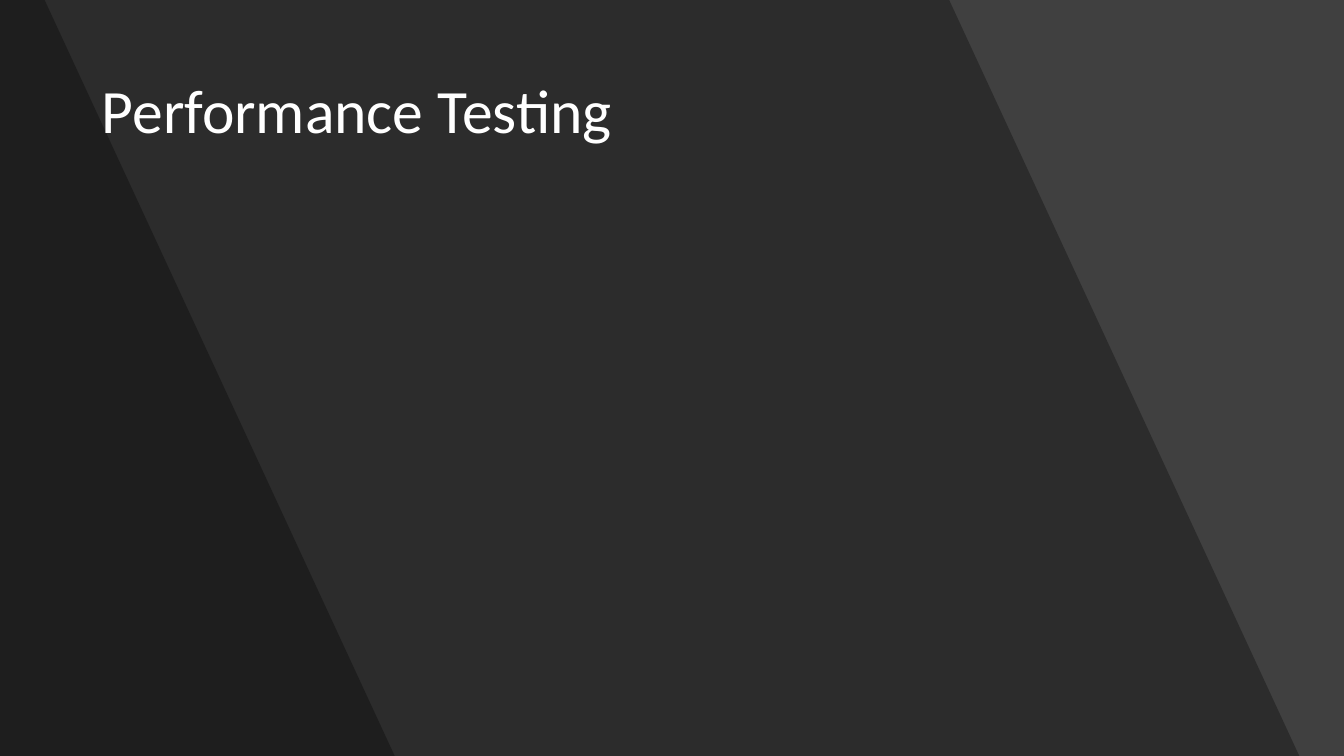
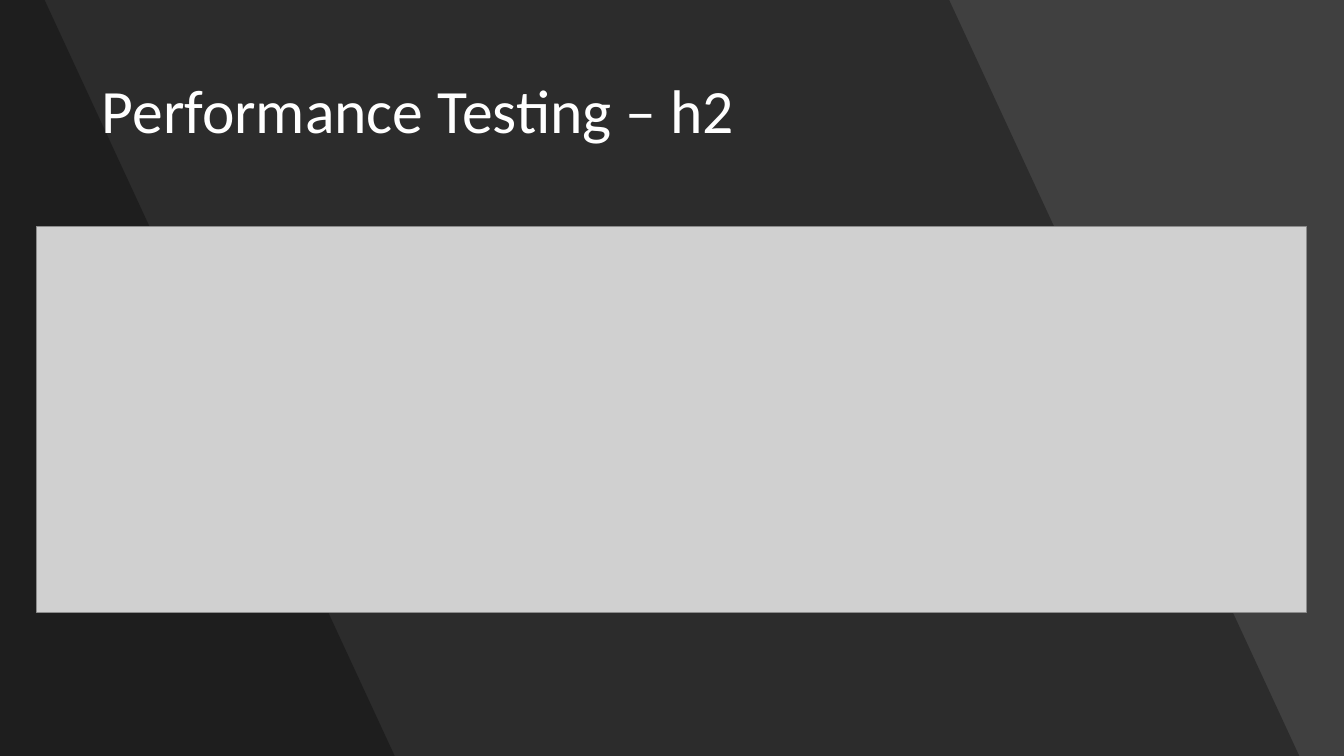
Before and after one commit to webbureaucrat/learn-duel, a slide deck: slide 17 of swar_learn_duel.pptx (slide 11 before the commit). Drawn at 1344x756 pixels with LibreOffice and Linux fonts; fonts in the diff are those of the drawing; grey boxes stand for pictures. Boxes give left, top, right and bottom in pixels: in the first picture for what was removed or moved away, otherwise in the second. Text is boxed around its words. In the diff, an @@ line names an element or a change of style, - is before the commit and + after.

```diff
--- a/swar_learn_duel.pptx
+++ b/swar_learn_duel.pptx
@@ title at <box>102,90,734,144</box>: text changed @@
-Performance Testing
+Performance Testing – h2
@@ picture added at <box>37,227,1308,612</box> @@
```
Also in this commit, not shown: 8 other slides changed, 11 slides added, 2 slides removed.
